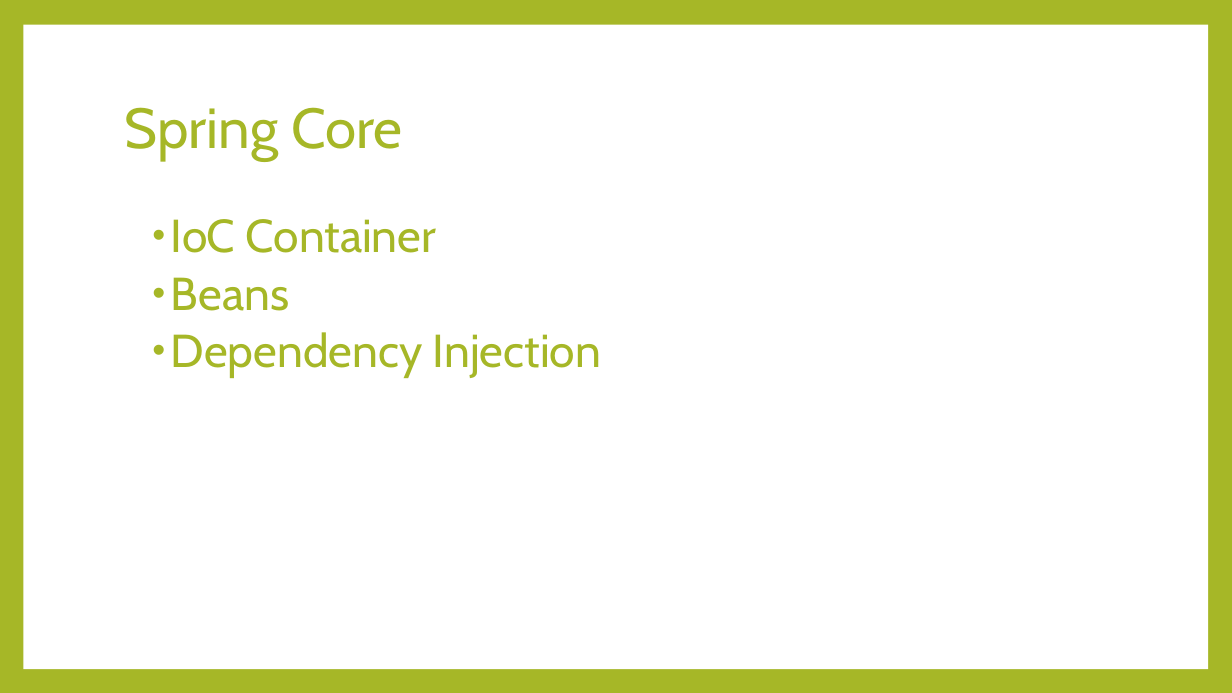
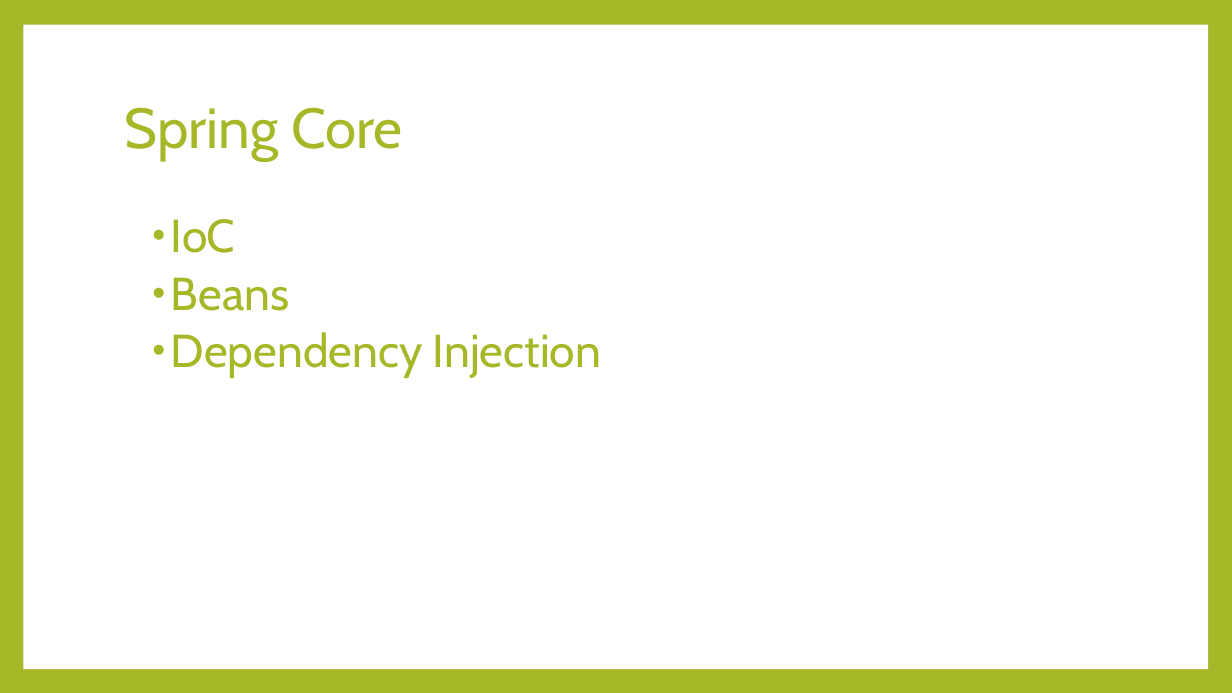
Before and after one commit to thaolt007/spring-doc, a slide deck: slide 4 of Spring.pptx. Drawn at 1232x693 pixels with LibreOffice and Linux fonts; fonts in the diff are those of the drawing. Boxes give left, top, right and bottom in pixels: in the first picture for what was removed or moved away, otherwise in the second. Text is boxed around its words. In the diff, an @@ line names an element or a change of style, - is before the commit and + after.

Commit message:
spring mvc continute

```diff
--- a/Spring.pptx
+++ b/Spring.pptx
@@ text at (x1=171, y1=219, x2=235, y2=253): text changed @@
-  • IoC Container
+  • IoC
```
Also in this commit, not shown: 10 other slides changed, 2 slides added, 2 other files.
